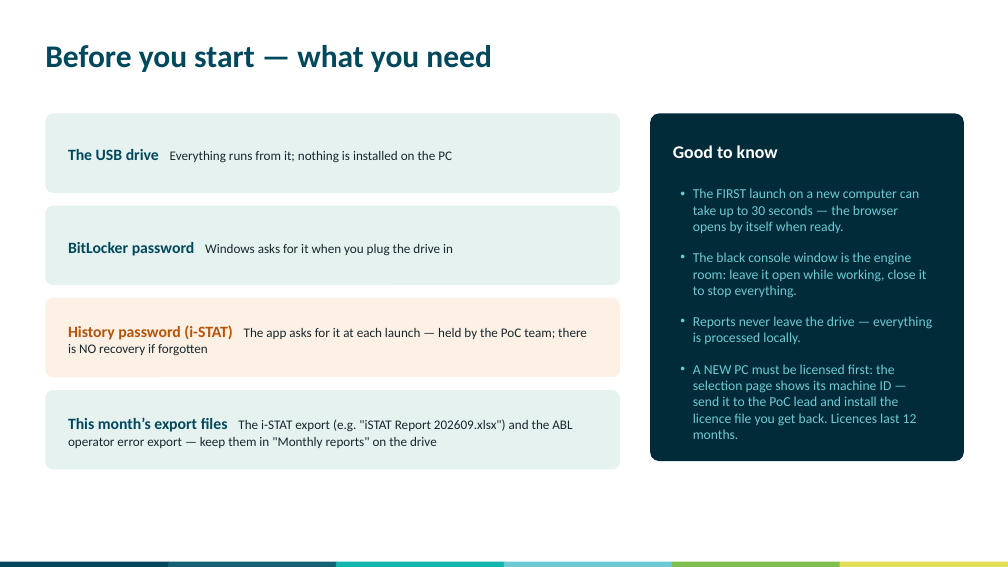
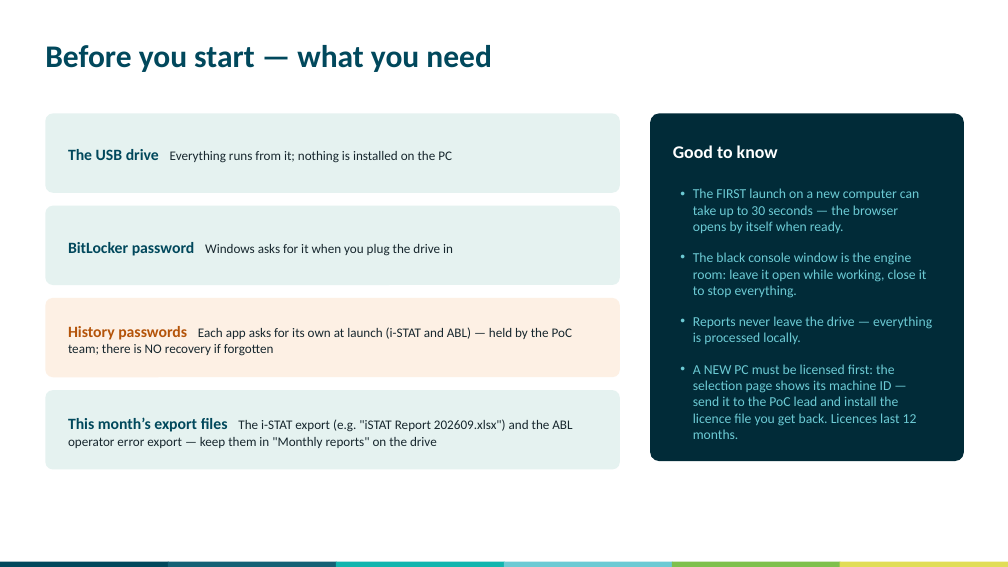
Before and after one commit to swornsealed/Report-app, a slide deck: slide 2 of PQ_Report_Generator_User_Guide.pptx. Drawn at 1008x567 pixels with LibreOffice and Linux fonts; fonts in the diff are those of the drawing. Boxes give left, top, right and bottom in pixels: in the first picture for what was removed or moved away, otherwise in the second. Text is boxed around its words. In the diff, an @@ line names an element or a change of style, - is before the commit and + after.

```diff
--- a/PQ_Report_Generator_User_Guide.pptx
+++ b/PQ_Report_Generator_User_Guide.pptx
@@ text at [68, 326, 572, 356]: text changed @@
-History password (i-STAT) The app asks for it at each launch — held by the PoC team; there is NO recovery if forgotten
+History passwords Each app asks for its own at launch (i-STAT and ABL) — held by the PoC team; there is NO recovery if forgotten
```
Also in this commit, not shown: 3 other slides changed, 6 other files.
